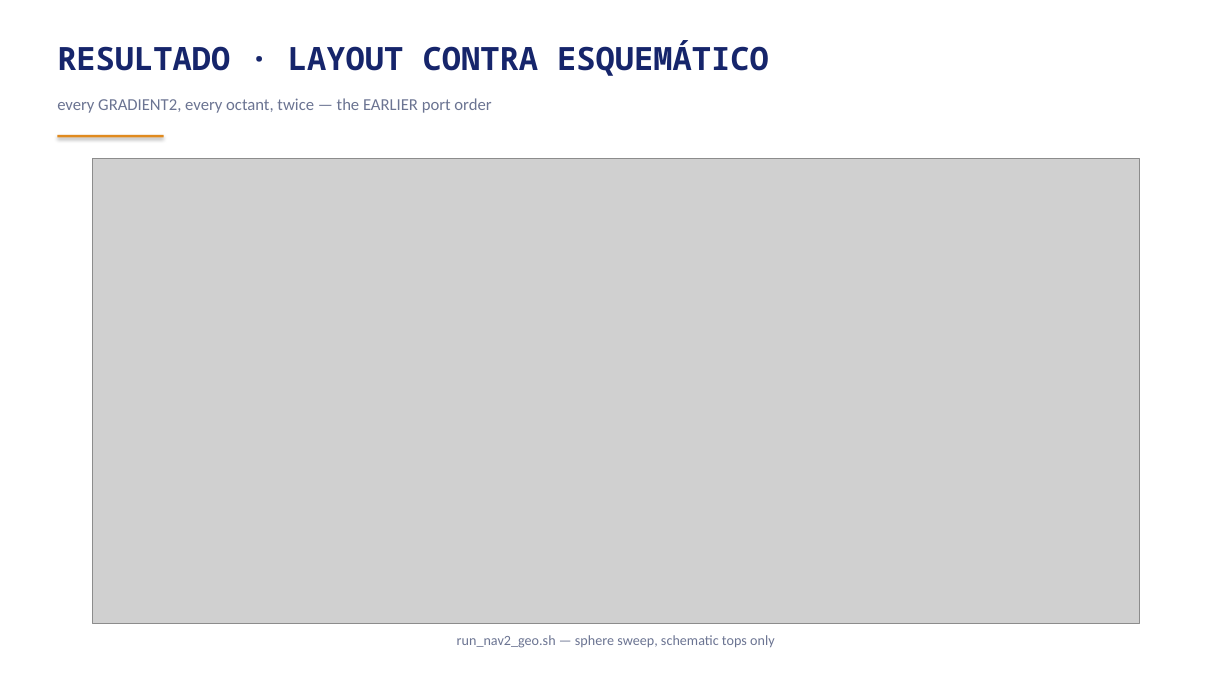
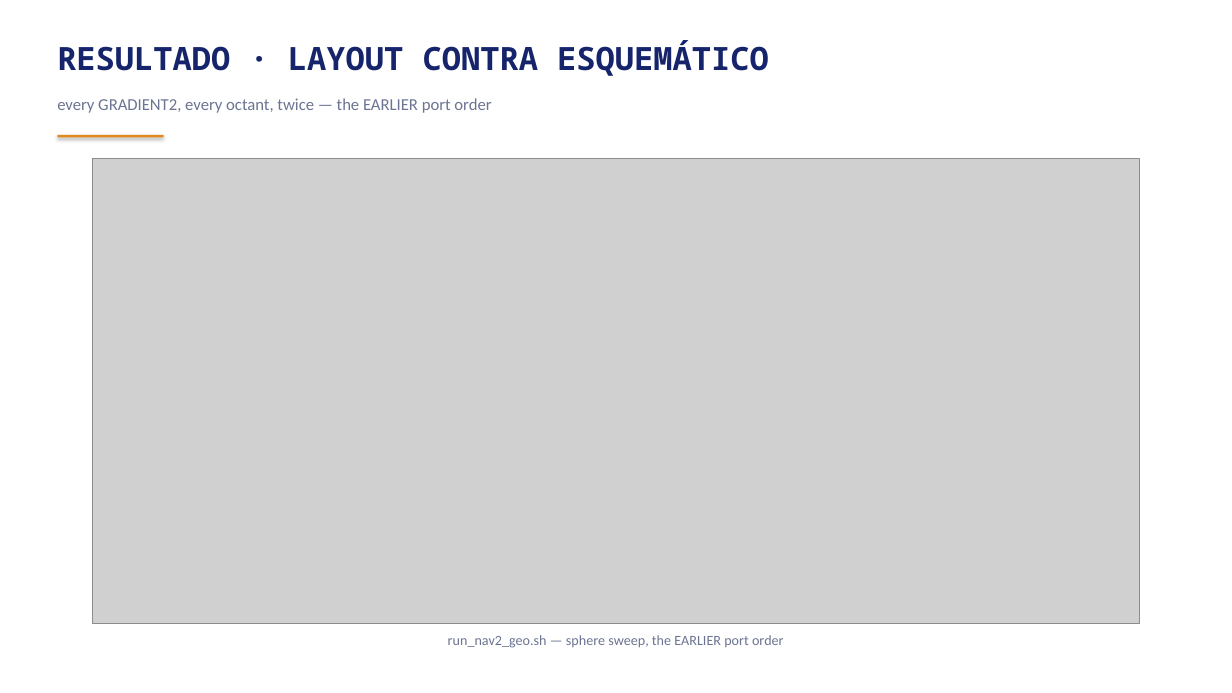
Before and after one commit to AnBuiUCI/sscs-2026-zotnetic, a slide deck: slide 64 of FINAL/reportes/reporte_zotnetic_ES.pptx. Drawn at 1232x693 pixels with LibreOffice and Linux fonts; fonts in the diff are those of the drawing; grey boxes stand for pictures. Boxes give left, top, right and bottom in pixels: in the first picture for what was removed or moved away, otherwise in the second. Text is boxed around its words. In the diff, an @@ line names an element or a change of style, - is before the commit and + after.

```diff
--- a/FINAL/reportes/reporte_zotnetic_ES.pptx
+++ b/FINAL/reportes/reporte_zotnetic_ES.pptx
@@ text at box(448, 635, 784, 648): text changed @@
-run_nav2_geo.sh — sphere sweep, schematic tops only
+run_nav2_geo.sh — sphere sweep, the EARLIER port order
```
Also in this commit, not shown: 1 other slide changed, 6 other files.
